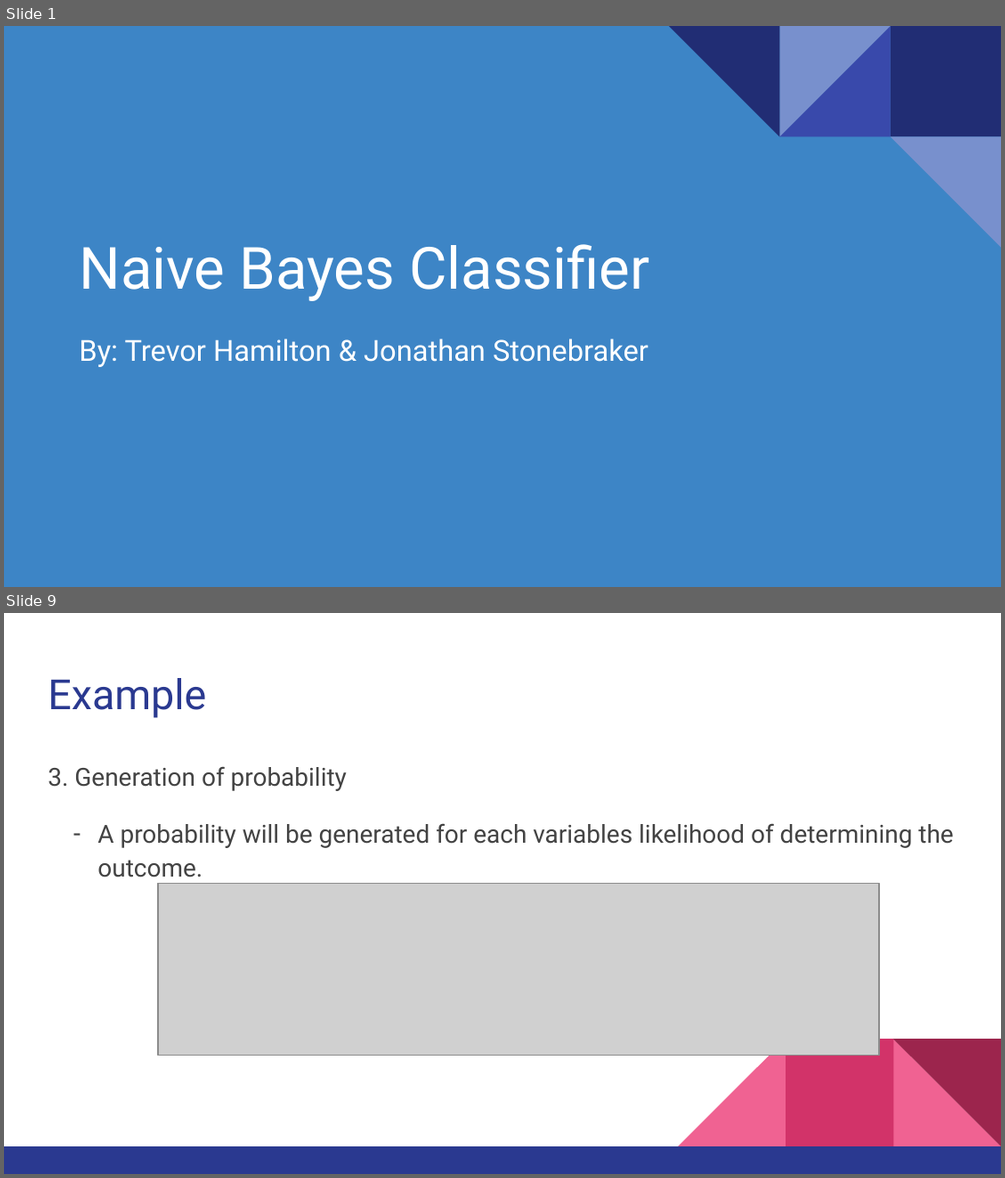
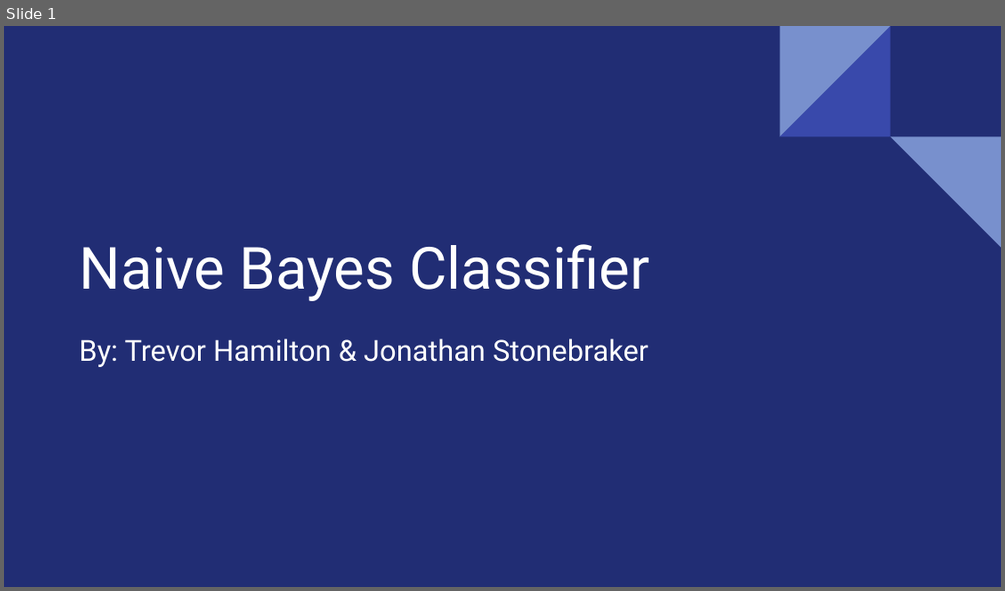
Before and after one commit to hamiltontj/NaiveBayes, a slide deck: doc/Presentation.pptx. Shown one above the other, each under a label of ours: slides 1 and 9 before the commit, slide 1 after it; the slides between them are not shown. The pictures are 1005x1178 and 1005x591 pixels, drawn with LibreOffice and Linux fonts; fonts in the diff are those of the drawing; grey boxes stand for pictures. Boxes give left, top, right and bottom in pixels: in the first picture for what was removed or moved away, otherwise in the second. Text is boxed around its words. In the diff, an @@ line names an element or a change of style, - is before the commit and + after.

```diff
--- a/doc/Presentation.pptx
+++ b/doc/Presentation.pptx
@@ slide 9 removed at [4, 613, 1001, 1174], background #FFFFFF @@
@@ title removed at [48, 678, 206, 718] @@
-Example
@@ text removed at [48, 766, 953, 884] @@
-3. Generation of probability
-– A probability will be generated for each variables likelihood of determining the outcome.
@@ picture removed at [157, 884, 878, 1055] @@
@@ group removed at [4, 1038, 1001, 1174]: 3 right triangles, 2 rectangles @@
@@ slide 1 changed as well @@
@@ background #3D85C6 to #212D74 @@
@@ rectangle removed at [890, 26, 1001, 136] @@
```
Also in this commit, not shown: 29 slides added, 8 other slides removed, 27 other files.
